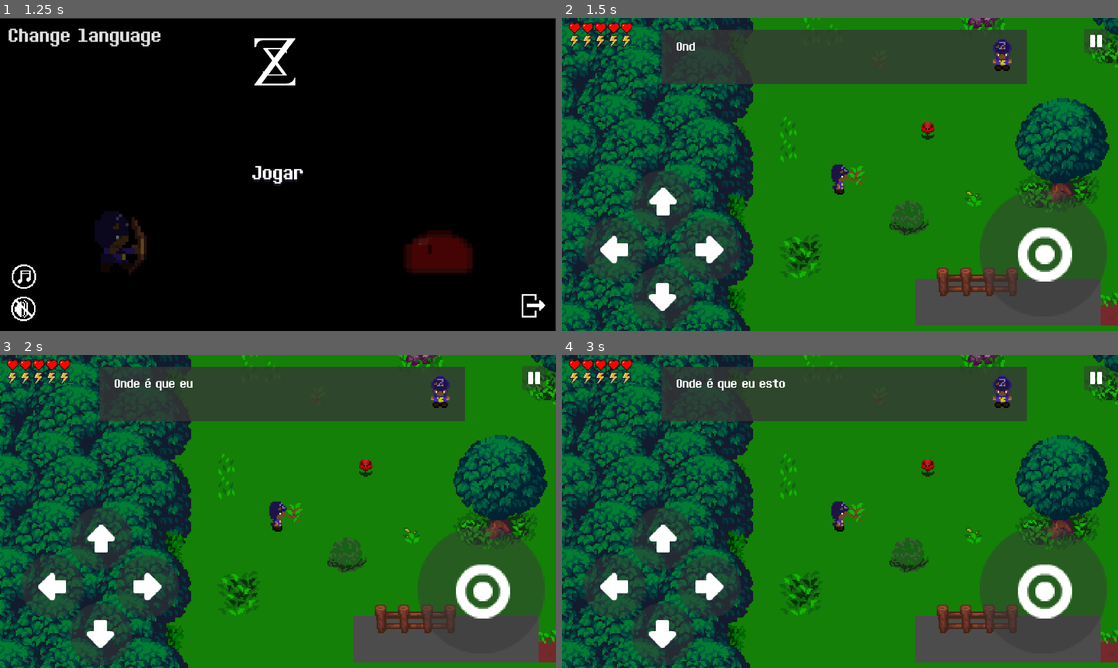
Above: before the commit, frames 1-4 (two rows, left to right).
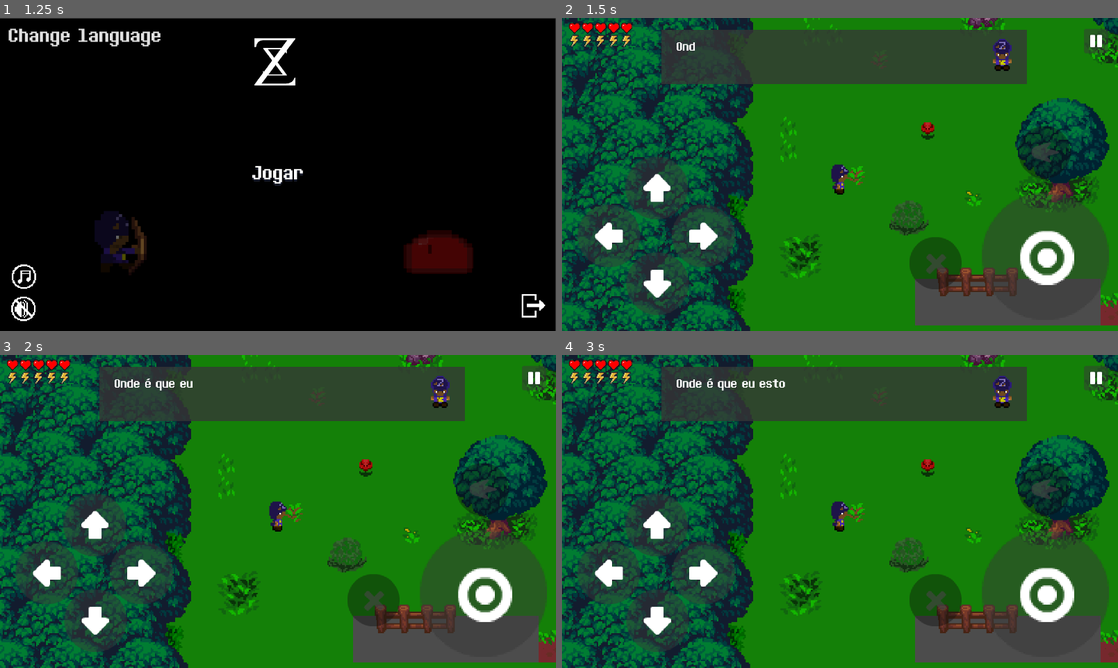
Above: after the commit, the same moments.

Repository: SynT8735/Blackout
Game: Godot game, scene res://Scenes/Menu/Menu.tscn
Same seed, same stepped clock (60 frames per second), same inputs: the game is played once before the commit and once after it.
Inputs (mouse positions are in pixels of both pictures, inside the frame that each line leads up to):
- Up to frame 1 (1.25 s): click (22, 309) at 0.5 s
- Up to frame 2 (1.5 s): click "Jogar" at 1.25 s
- Up to frame 3 (2 s): no input
- Up to frame 4 (3 s): click (1095, 376) at 2 s; click "Voltar ao jogo" at 2.75 s

Frame 1 is identical in both runs. In frame 2, 7.1% of the frame differs, in the area x 2-99%, y 34-100%; in frame 3, 7.1%; in frame 4, 7.1%.

Commit message:
Blackout
- Added Locked Buttons

Diff:
--- a/Blackout/Organizado/Scenes/GameOver.tscn
+++ b/Blackout/Organizado/Scenes/GameOver.tscn
@@ -42,16 +42,16 @@
 anchor_top = 0.5
 anchor_right = 0.5
 anchor_bottom = 0.5
-margin_left = -235.277
-margin_top = -32.0
-margin_right = 227.723
-margin_bottom = 40.0
+margin_left = -170.661
+margin_top = -33.4319
+margin_right = 292.339
+margin_bottom = 38.5681
 
 [node name="voltarMenu" parent="." instance=ExtResource( 4 )]
-margin_left = 569.178
-margin_top = 430.089
-margin_right = 738.178
-margin_bottom = 499.089
-custom_styles/focus = SubResource( 3 )
+margin_left = 590.658
+margin_top = 421.497
+margin_right = 759.658
+margin_bottom = 490.497
+custom_styles/focus = SubResource( 2 )
 [connection signal="pressed" from="playAgain" to="." method="_on_playAgain_pressed"]
 [connection signal="pressed" from="voltarMenu" to="." method="_on_voltarMenu_pressed"]
--- a/Blackout/Organizado/Scenes/Menu/Menu.tscn
+++ b/Blackout/Organizado/Scenes/Menu/Menu.tscn
@@ -142,4 +142,5 @@
 [connection signal="pressed" from="New Game" to="." method="_on_New_Game_pressed"]
 [connection signal="pressed" from="Exit" to="." method="_on_Exit_pressed"]
 [connection signal="toggled" from="Audio" to="." method="_on_Audio_toggled"]
+[connection signal="toggled" from="SFX" to="." method="_on_SFX_toggled"]
 [connection signal="pressed" from="change_lang" to="." method="_on_change_lang_pressed"]
--- a/Blackout/Organizado/Scenes/World.tscn
+++ b/Blackout/Organizado/Scenes/World.tscn
@@ -10,29 +10,31 @@
 [ext_resource path="res://assets/HUD/transparentDark25.png" type="Texture" id=8]
 [ext_resource path="res://assets/HUD/transparentDark24.png" type="Texture" id=9]
 [ext_resource path="res://assets/HUD/transparentDark46.png" type="Texture" id=10]
-[ext_resource path="res://assets/scripts/Pause.gd" type="Script" id=11]
-[ext_resource path="res://assets/font/Montserrat-ExtraBold.otf" type="DynamicFontData" id=12]
-[ext_resource path="res://Scenes/Menu/Buttons/voltaraoJogo.tscn" type="PackedScene" id=13]
-[ext_resource path="res://Scenes/Menu/Buttons/voltaraoMenu.tscn" type="PackedScene" id=14]
-[ext_resource path="res://assets/HUD/transparentDark12.png" type="Texture" id=15]
-[ext_resource path="res://Scenes/GameOver.tscn" type="PackedScene" id=16]
-[ext_resource path="res://assets/font/Determination2.ttf" type="DynamicFontData" id=17]
-[ext_resource path="res://assets/scripts/first_dialogue.gd" type="Script" id=18]
-[ext_resource path="res://assets/sprites/PNG/sprites/Zell/Idle/idle_down.png" type="Texture" id=19]
-[ext_resource path="res://assets/sprites/PNG/sprites/ShadowSpirit/Ilde/ShadowSpirit/ShadowSpirit_0.png" type="Texture" id=20]
-[ext_resource path="res://assets/sprites/PNG/sprites/ShadowSpirit/Ilde/ShadowSpirit/ShadowSpirit_1.png" type="Texture" id=21]
-[ext_resource path="res://assets/sprites/PNG/sprites/ShadowSpirit/Ilde/ShadowSpirit/ShadowSpirit_2.png" type="Texture" id=22]
-[ext_resource path="res://Scenes/player.tscn" type="PackedScene" id=23]
-[ext_resource path="res://Scenes/slime.tscn" type="PackedScene" id=24]
-[ext_resource path="res://Scenes/slime_boss.tscn" type="PackedScene" id=25]
-[ext_resource path="res://assets/Sons/flecha.ogg" type="AudioStream" id=26]
-[ext_resource path="res://assets/Sons/Slime_Jump.ogg" type="AudioStream" id=27]
-[ext_resource path="res://assets/Sons/MegaSlime_Jump.ogg" type="AudioStream" id=28]
-[ext_resource path="res://assets/Sons/Arco_puxar.ogg" type="AudioStream" id=29]
+[ext_resource path="res://assets/HUD/transparentDark47.png" type="Texture" id=11]
+[ext_resource path="res://assets/HUD/transparentDark45.png" type="Texture" id=12]
+[ext_resource path="res://assets/scripts/Pause.gd" type="Script" id=13]
+[ext_resource path="res://assets/font/Montserrat-ExtraBold.otf" type="DynamicFontData" id=14]
+[ext_resource path="res://Scenes/Menu/Buttons/voltaraoJogo.tscn" type="PackedScene" id=15]
+[ext_resource path="res://Scenes/Menu/Buttons/voltaraoMenu.tscn" type="PackedScene" id=16]
+[ext_resource path="res://assets/HUD/transparentDark12.png" type="Texture" id=17]
+[ext_resource path="res://Scenes/GameOver.tscn" type="PackedScene" id=18]
+[ext_resource path="res://assets/font/Determination2.ttf" type="DynamicFontData" id=19]
+[ext_resource path="res://assets/scripts/first_dialogue.gd" type="Script" id=20]
+[ext_resource path="res://assets/sprites/PNG/sprites/ShadowSpirit/Ilde/ShadowSpirit/ShadowSpirit_0.png" type="Texture" id=21]
+[ext_resource path="res://assets/sprites/PNG/sprites/ShadowSpirit/Ilde/ShadowSpirit/ShadowSpirit_1.png" type="Texture" id=22]
+[ext_resource path="res://assets/sprites/PNG/sprites/ShadowSpirit/Ilde/ShadowSpirit/ShadowSpirit_2.png" type="Texture" id=23]
+[ext_resource path="res://assets/sprites/PNG/sprites/Zell/Idle/idle_down.png" type="Texture" id=24]
+[ext_resource path="res://Scenes/player.tscn" type="PackedScene" id=25]
+[ext_resource path="res://Scenes/slime.tscn" type="PackedScene" id=26]
+[ext_resource path="res://Scenes/slime_boss.tscn" type="PackedScene" id=27]
+[ext_resource path="res://assets/Sons/flecha.ogg" type="AudioStream" id=28]
+[ext_resource path="res://assets/Sons/Slime_Jump.ogg" type="AudioStream" id=29]
+[ext_resource path="res://assets/Sons/MegaSlime_Jump.ogg" type="AudioStream" id=30]
+[ext_resource path="res://assets/Sons/Arco_puxar.ogg" type="AudioStream" id=31]
 
 [sub_resource type="DynamicFont" id=1]
 size = 72
-font_data = ExtResource( 12 )
+font_data = ExtResource( 14 )
 
 [sub_resource type="StyleBoxEmpty" id=2]
 
@@ -44,25 +46,25 @@
 
 [sub_resource type="DynamicFont" id=6]
 size = 48
-font_data = ExtResource( 17 )
+font_data = ExtResource( 19 )
 
 [sub_resource type="SpriteFrames" id=7]
 animations = [ {
-"frames": [ ExtResource( 19 ) ],
+"frames": [ ExtResource( 21 ), ExtResource( 22 ), ExtResource( 23 ) ],
+"loop": true,
+"name": "shadow_spirit",
+"speed": 5.0
+}, {
+"frames": [ ExtResource( 24 ) ],
 "loop": true,
 "name": "zell",
 "speed": 8.0
-}, {
-"frames": [ ExtResource( 20 ), ExtResource( 21 ), ExtResource( 22 ) ],
-"loop": true,
-"name": "shadow_spirit",
-"speed": 5.0
 } ]
 
 [node name="World" type="Node"]
 script = ExtResource( 1 )
 __meta__ = {
-"_edit_horizontal_guides_": [ 695.776, 652.42, 36.3232, 629.077 ],
+"_edit_horizontal_guides_": [ 695.776, 652.42, 36.3232, 629.077, 558.001 ],
 "_edit_vertical_guides_": [ 66.3985 ]
 }
 
@@ -70,12 +72,13 @@
 visible = false
 position = Vector2( 221.603, 246.272 )
 scale = Vector2( 0.5, 0.5 )
-frame = 0
+frame = 3
 
 [node name="Map" parent="." instance=ExtResource( 3 )]
 position = Vector2( 1, -2 )
 
 [node name="HUD" type="CanvasLayer" parent="."]
+editor/display_folded = true
 
 [node name="HP" type="Control" parent="HUD"]
 editor/display_folded = true
@@ -173,44 +176,54 @@
 texture = ExtResource( 5 )
 
 [node name="Gamepad" type="Node2D" parent="HUD"]
-editor/display_folded = true
 
 [node name="left" type="TouchScreenButton" parent="HUD/Gamepad"]
-position = Vector2( 48, 460 )
+position = Vector2( 35.6169, 428.99 )
 scale = Vector2( 1.8, 1.8 )
 normal = ExtResource( 6 )
 passby_press = true
 action = "ui_left"
 
 [node name="right" type="TouchScreenButton" parent="HUD/Gamepad"]
-position = Vector2( 267, 460 )
+position = Vector2( 252.617, 428.99 )
 scale = Vector2( 1.8125, 1.8 )
 normal = ExtResource( 7 )
 passby_press = true
 action = "ui_right"
 
 [node name="down" type="TouchScreenButton" parent="HUD/Gamepad"]
-position = Vector2( 160, 570 )
+position = Vector2( 147.617, 538.99 )
 scale = Vector2( 1.8, 1.8 )
 normal = ExtResource( 8 )
 passby_press = true
 action = "ui_down"
 
 [node name="up" type="TouchScreenButton" parent="HUD/Gamepad"]
-position = Vector2( 160, 350 )
+position = Vector2( 145.617, 318.99 )
 scale = Vector2( 1.8, 1.8 )
 normal = ExtResource( 9 )
 passby_press = true
 action = "ui_up"
 
 [node name="attack" type="TouchScreenButton" parent="HUD/Gamepad"]
-position = Vector2( 961.594, 394.231 )
+position = Vector2( 967.294, 401.581 )
 scale = Vector2( 3.65, 3.65 )
 normal = ExtResource( 10 )
 action = "ui_accept"
 
+[node name="TouchScreenButton" type="TouchScreenButton" parent="HUD/Gamepad"]
+modulate = Color( 0.235294, 0.235294, 0.235294, 0.784314 )
+position = Vector2( 1051, 249.289 )
+scale = Vector2( 1.5, 1.5 )
+normal = ExtResource( 11 )
+
+[node name="TouchScreenButton2" type="TouchScreenButton" parent="HUD/Gamepad"]
+modulate = Color( 0.235294, 0.235294, 0.235294, 0.784314 )
+position = Vector2( 800.403, 503.699 )
+scale = Vector2( 1.5, 1.5 )
+normal = ExtResource( 12 )
+
 [node name="PauseMenu" type="CanvasLayer" parent="."]
-editor/display_folded = true
 layer = 100
 
 [node name="Pause" type="Control" parent="PauseMenu"]
@@ -244,22 +257,22 @@
 align = 1
 uppercase = true
 
-[node name="voltarJogo" parent="PauseMenu/Pause" instance=ExtResource( 13 )]
+[node name="voltarJogo" parent="PauseMenu/Pause" instance=ExtResource( 15 )]
 anchor_left = 0.5
 anchor_top = 0.5
 anchor_right = 0.5
 anchor_bottom = 0.5
-margin_left = -230.0
-margin_top = -30.0
-margin_right = 230.0
-margin_bottom = 30.0
+margin_left = -168.15
+margin_top = -27.15
+margin_right = 291.85
+margin_bottom = 32.85
 custom_styles/focus = SubResource( 2 )
 
-[node name="voltarMenu" parent="PauseMenu/Pause" instance=ExtResource( 14 )]
-margin_left = 561.181
-margin_top = 449.279
-margin_right = 721.181
-margin_bottom = 509.279
+[node name="voltarMenu" parent="PauseMenu/Pause" instance=ExtResource( 16 )]
+margin_left = 585.9
+margin_top = 449.0
+margin_right = 745.9
+margin_bottom = 509.0
 custom_styles/focus = SubResource( 3 )
 
 [node name="pause" type="Button" parent="PauseMenu"]
@@ -272,14 +285,13 @@
 size_flags_stretch_ratio = 0.0
 custom_styles/pressed = SubResource( 4 )
 custom_styles/focus = SubResource( 5 )
-icon = ExtResource( 15 )
+icon = ExtResource( 17 )
 flat = true
 
 [node name="GameOverMenu" type="CanvasLayer" parent="."]
-editor/display_folded = true
 layer = 100
 
-[node name="GameOver" parent="GameOverMenu" instance=ExtResource( 16 )]
+[node name="GameOver" parent="GameOverMenu" instance=ExtResource( 18 )]
 visible = false
 
 [node name="Dialogues" type="CanvasLayer" parent="."]
@@ -325,47 +337,52 @@
 current = true
 zoom = Vector2( 0.3, 0.3 )
 
-[node name="Slime" parent="." instance=ExtResource( 24 )]
+[node name="Slime" parent="." instance=ExtResource( 26 )]
 editor/display_folded = true
 position = Vector2( 592.649, 327.327 )
+speed = 70
 
 [node name="Navigation2D" type="Navigation2D" parent="Slime"]
 
 [node name="Tween" type="Tween" parent="Slime"]
 
-[node name="Slime2" parent="." instance=ExtResource( 24 )]
-editor/display_folded = true
-position = Vector2( 553.699, 390.977 )
+[node name="Slime2" parent="." instance=ExtResource( 26 )]
+editor/display_folded = true
+position = Vector2( 555.286, 389.39 )
+speed = 70
 
 [node name="Navigation2D" type="Navigation2D" parent="Slime2"]
 
 [node name="Tween" type="Tween" parent="Slime2"]
 
-[node name="Slime3" parent="." instance=ExtResource( 24 )]
+[node name="Slime3" parent="." instance=ExtResource( 26 )]
 editor/display_folded = true
 position = Vector2( 1062.9, 481.228 )
+speed = 70
 
 [node name="Navigation2D" type="Navigation2D" parent="Slime3"]
 
 [node name="Tween" type="Tween" parent="Slime3"]
 
-[node name="Slime4" parent="." instance=ExtResource( 24 )]
-editor/display_folded = true
-position = Vector2( 1160.75, 454.628 )
+[node name="Slime4" parent="." instance=ExtResource( 26 )]
+editor/display_folded = true
+position = Vector2( 1161.47, 454.398 )
+speed = 70
 
 [node name="Navigation2D" type="Navigation2D" parent="Slime4"]
 
 [node name="Tween" type="Tween" parent="Slime4"]
 
-[node name="Slime5" parent="." instance=ExtResource( 24 )]
+[node name="Slime5" parent="." instance=ExtResource( 26 )]
 editor/display_folded = true
 position = Vector2( 1575.9, 119.276 )
+speed = 70
 
 [node name="Navigation2D" type="Navigation2D" parent="Slime5"]
 
 [node name="Tween" type="Tween" parent="Slime5"]
 
-[node name="Slime_Boss" parent="." instance=ExtResource( 25 )]
+[node name="Slime_Boss" parent="." instance=ExtResource( 27 )]
 position = Vector2( 2184.86, -239.365 )
 
 [node name="Navigation2D" type="Navigation2D" parent="Slime_Boss"]
@@ -373,19 +390,19 @@
 [node name="Tween" type="Tween" parent="Slime_Boss"]
 
 [node name="ArrowShootSound" type="AudioStreamPlayer" parent="."]
-stream = ExtResource( 26 )
-volume_db = -9.0
-
-[node name="SlimeJumpingSound" type="AudioStreamPlayer" parent="."]
-stream = ExtResource( 27 )
-volume_db = -9.0
-
-[node name="MegaSlimeJumpingSound" type="AudioStreamPlayer" parent="."]
 stream = ExtResource( 28 )
 volume_db = -9.0
 
+[node name="SlimeJumpingSound" type="AudioStreamPlayer" parent="."]
+stream = ExtResource( 29 )
+volume_db = -9.0
+
+[node name="MegaSlimeJumpingSound" type="AudioStreamPlayer" parent="."]
+stream = ExtResource( 30 )
+volume_db = -9.0
+
 [node name="BowReloadSound" type="AudioStreamPlayer" parent="."]
-stream = ExtResource( 29 )
+stream = ExtResource( 31 )
 volume_db = -9.0
 [connection signal="pressed" from="PauseMenu/Pause/voltarJogo" to="PauseMenu/Pause" method="_on_Button_pressed"]
 [connection signal="pressed" from="PauseMenu/Pause/voltarMenu" to="PauseMenu/Pause" method="_on_voltarMenu_pressed"]
Not shown: 2 places in Blackout/Organizado/Scenes/GameOver.tscn that only renumber resources
Not shown: 4 places in Blackout/Organizado/Scenes/World.tscn that only renumber resources
Binary file changed: Blackout/Organizado/translations.en.translation
Binary file changed: Blackout/Organizado/translations.pt.translation
Binary file changed: Blackout/Organizado/translations.ru.translation
